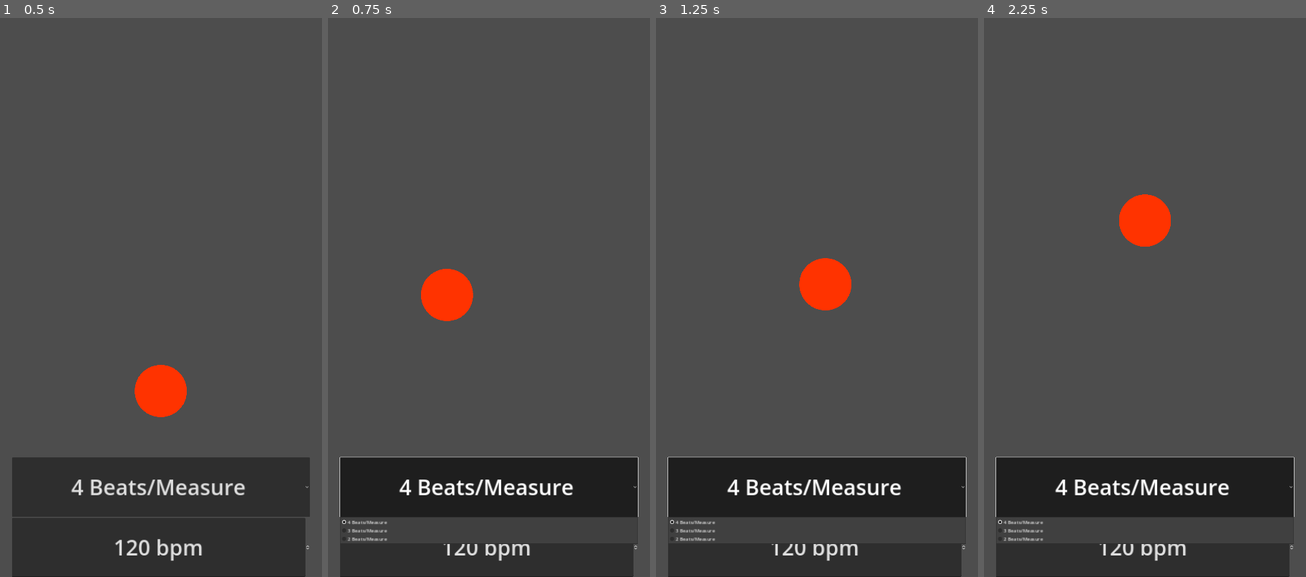
Above: before the commit, frames 1-4 (left to right).
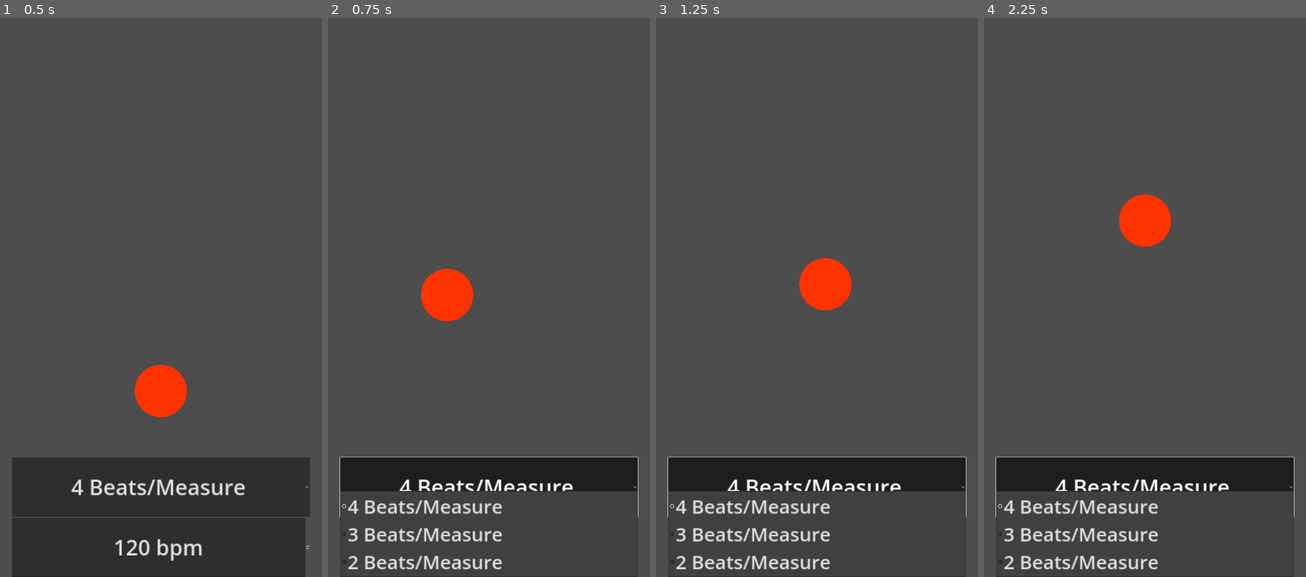
Above: after the commit, the same moments.

Repository: hackerkid27/virtual-conductor
Game: Godot game, scene res://scenes/Main.tscn
Two runs of this game, one before a commit and one after it. Both use one fixed random seed, a clock stepped at 60 frames per second and the inputs below.
Inputs:
- Up to frame 1 (0.5 s): no input
- Up to frame 2 (0.75 s): click "4 Beats/Measure" at 0.5 s
- Up to frame 3 (1.25 s): no input
- Up to frame 4 (2.25 s): click "4 Beats/Measure" at 1.25 s; click "4 Beats/Measure" at 2 s

Frame 1 is identical in both runs. In frame 2, 5.7% of the frame differs, in the area x 3-97%, y 84-100%; in frame 3, 5.7%; in frame 4, 5.7%.

Commit message:
Increase popup menu font size

Diff:
--- a/themes/main_theme.tres
+++ b/themes/main_theme.tres
@@ -3,3 +3,4 @@
 [resource]
 LineEdit/font_sizes/font_size = 72
 OptionButton/font_sizes/font_size = 72
+PopupMenu/font_sizes/font_size = 64
